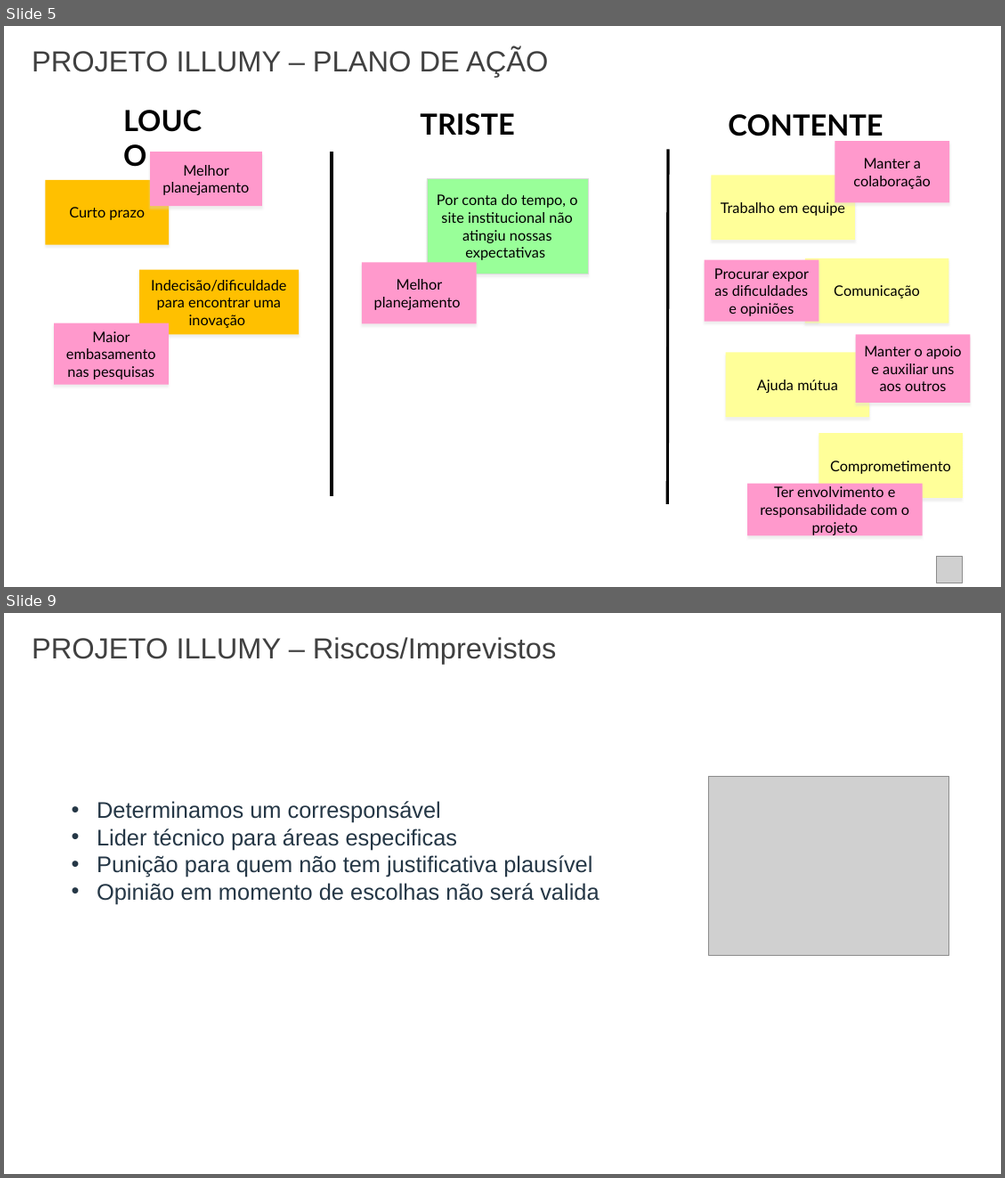
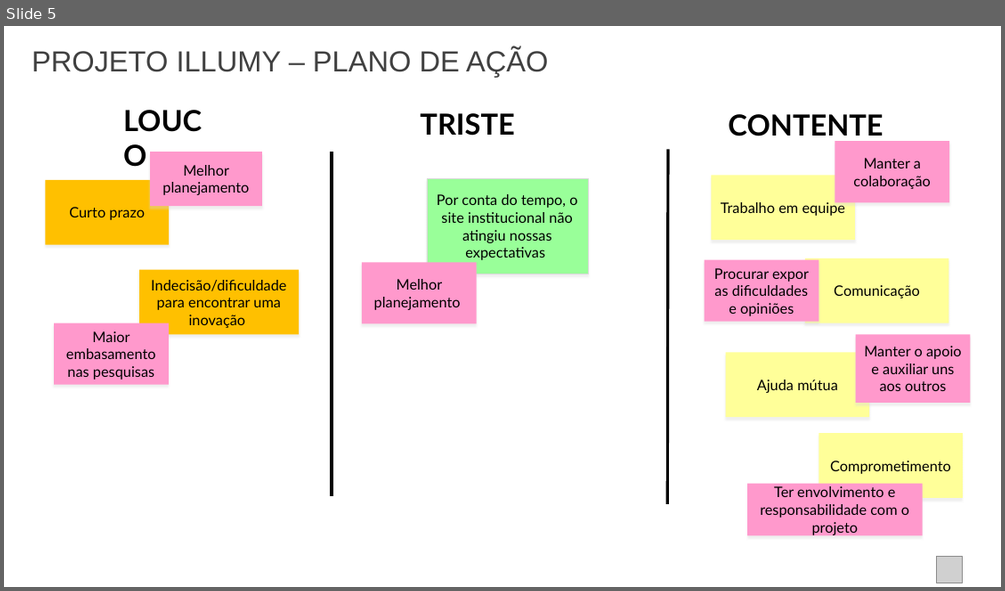
Before and after one commit to guimingardi/C-ynvest, a slide deck: Documentação/Sprint-2/Pesquisa e Inovacao- lições aprendidas.pptx. Shown one above the other, each under a label of ours: slides 5 and 9 before the commit, slide 5 after it; the slides between them are not shown. The pictures are 1005x1178 and 1005x591 pixels, drawn with LibreOffice and Linux fonts; fonts in the diff are those of the drawing; grey boxes stand for pictures. Boxes give left, top, right and bottom in pixels: in the first picture for what was removed or moved away, otherwise in the second. Text is boxed around its words. In the diff, an @@ line names an element or a change of style, - is before the commit and + after.

```diff
--- a/Documentação/Sprint-2/Pesquisa e Inovacao- lições aprendidas.pptx
+++ b/Documentação/Sprint-2/Pesquisa e Inovacao- lições aprendidas.pptx
@@ slide 9 removed at bbox=[4, 613, 1001, 1174], background #FFFFFF @@
@@ text removed at bbox=[32, 637, 556, 664] @@
-PROJETO ILLUMY – Riscos/Imprevistos
@@ picture removed at bbox=[708, 776, 948, 955] @@
@@ text removed at bbox=[97, 801, 599, 904] @@
-• Determinamos um corresponsável
-• Lider técnico para áreas especificas
-• Punição para quem não tem justificativa plausível
-• Opinião em momento de escolhas não será valida
```
Also in this commit, not shown: 1 slide changed, 3 other slides removed.
